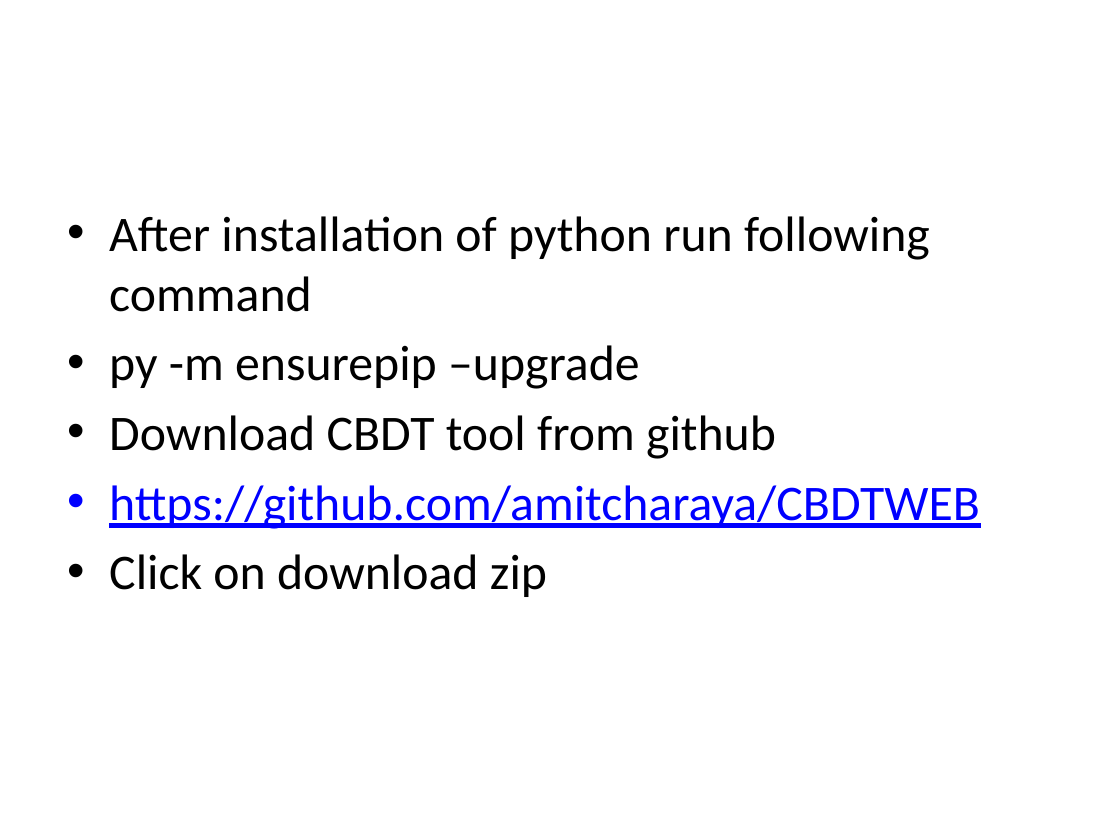
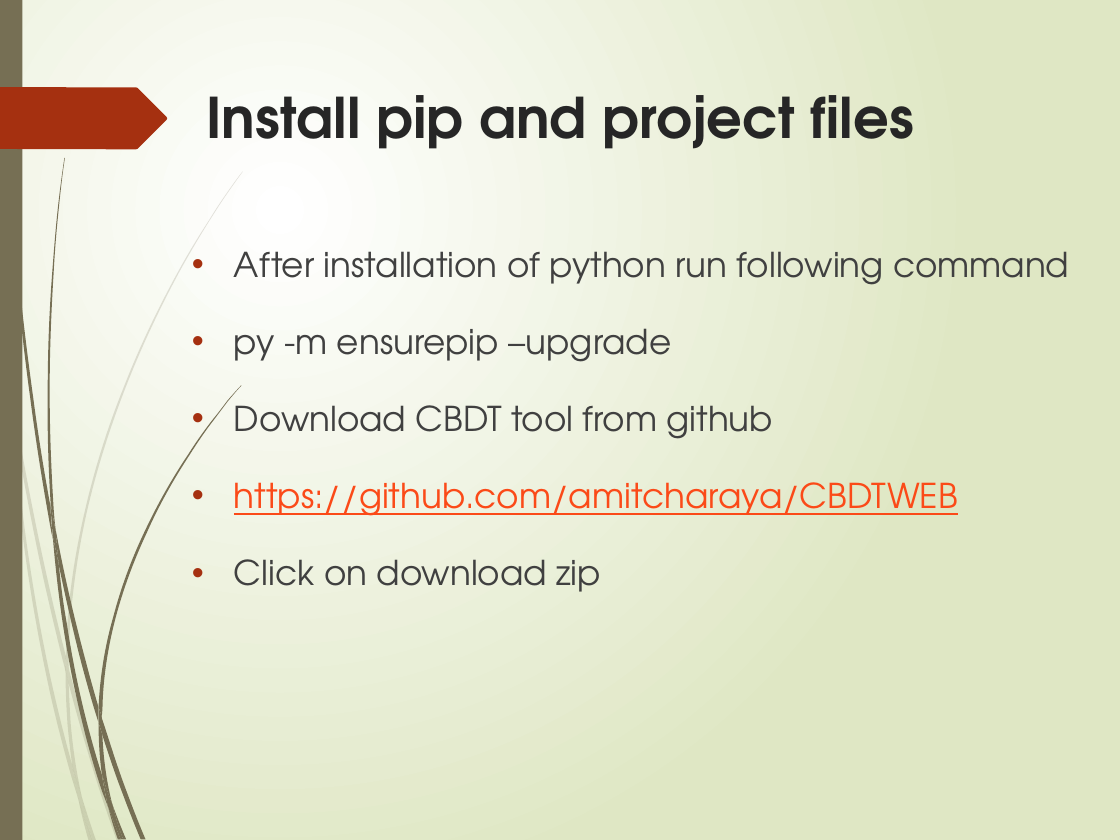
Before and after one commit to amitcharaya/CBDTWEB, a slide deck: slide 7 of CBDT ON NACH.pptx. Drawn at 1120x840 pixels with LibreOffice and Linux fonts; fonts in the diff are those of the drawing. Boxes give left, top, right and bottom in pixels: in the first picture for what was removed or moved away, otherwise in the second. Text is boxed around its words. In the diff, an @@ line names an element or a change of style, - is before the commit and + after.

```diff
--- a/CBDT ON NACH.pptx
+++ b/CBDT ON NACH.pptx
@@ background #FFFFFF to gradient #FFFFFF to #DFE8C4 @@
@@ rectangle added at [0, 0, 22, 840], fill #766F54 @@
@@ freeform shape added at [0, 87, 167, 150], fill #A53010 @@
@@ title added at [206, 95, 914, 149], 36 pt, text #262626, bold @@
+Install pip and project files
@@ text "After installation of python run ...": place and size @@
-text "After installation of python run ..." at [109, 216, 980, 597]
+text "After installation of python run ..." at [234, 251, 1069, 592]
@@ text "After installation of python run ..." at [234, 251, 1069, 592]: size 32 to 22 pt, font Calibri to TeX Gyre Adventor; text colour #000000 to #404040 in "After installation of python run following command", "py -m ensurepip –upgrade", "Download CBDT tool from github", "Click on download zip"; text colour #0000FF to #FB4A18 in "https://github.com/amitcharaya/CBDTWEB"; line spacing 1 to 1.5; more space between paragraphs @@
@@ group added at [0, 171, 243, 840]: 10 freeform shapes @@
@@ group added at [2, 0, 242, 840]: 12 freeform shapes @@
```
Also in this commit, not shown: 12 other slides changed, 10 slides added, 10 slides removed, 4 other files.
